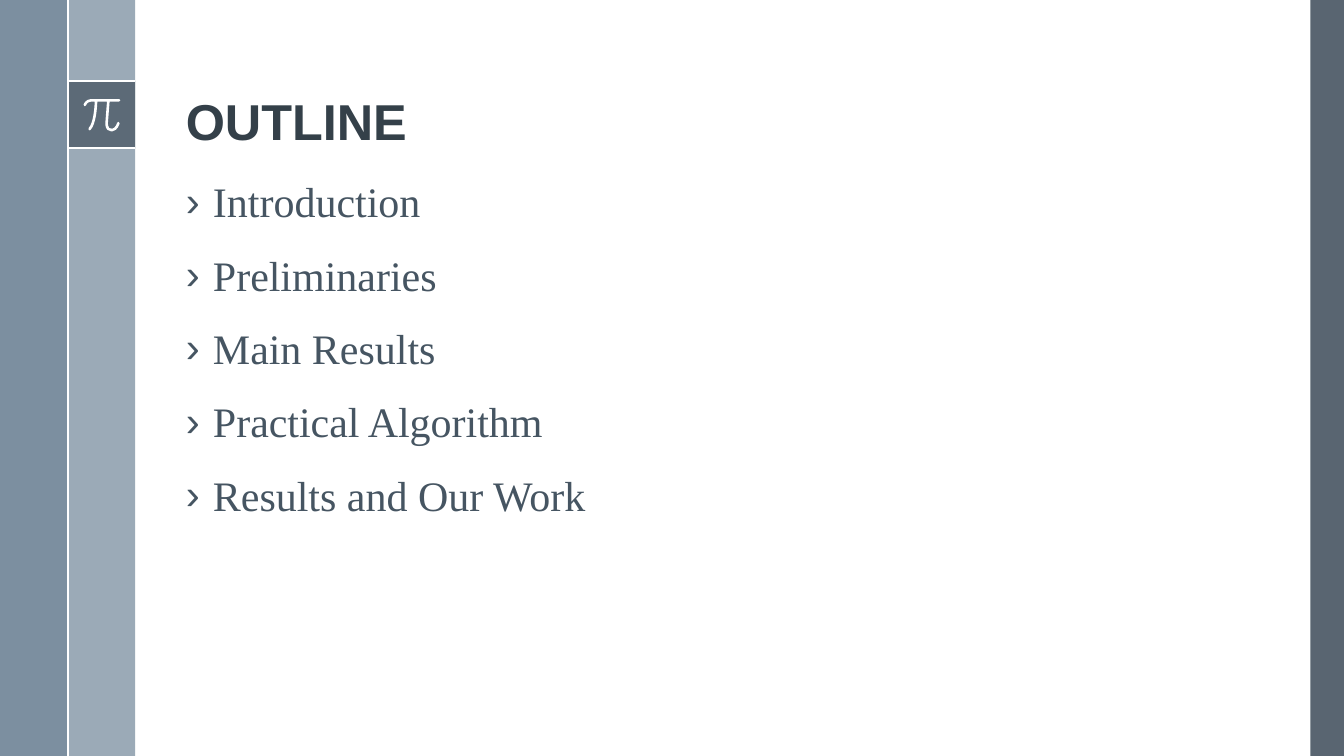
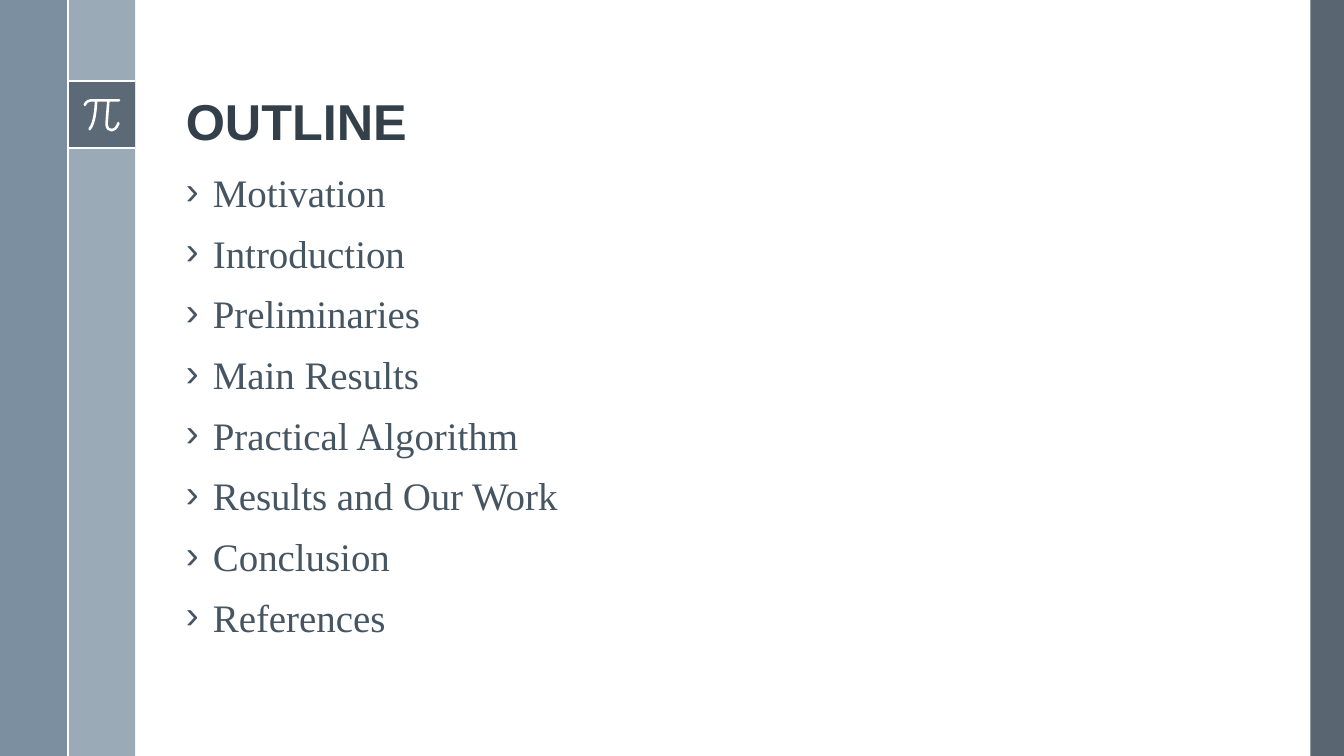
Before and after one commit to abhi-1999/course-work_projects-IISc, a slide deck: slide 2 of Reinforcement Learning_E1-277/Presentation.pptx. Drawn at 1344x756 pixels with LibreOffice and Linux fonts; fonts in the diff are those of the drawing. Boxes give left, top, right and bottom in pixels: in the first picture for what was removed or moved away, otherwise in the second. Text is boxed around its words. In the diff, an @@ line names an element or a change of style, - is before the commit and + after.

```diff
--- a/Reinforcement Learning_E1-277/Presentation.pptx
+++ b/Reinforcement Learning_E1-277/Presentation.pptx
@@ text at (213, 181, 386, 208): paragraph added @@
+› Motivation
@@ text at (213, 241, 557, 511): size 30 to 27.8 pt in "Introduction", "Preliminaries", "Main Results", "Practical Algorithm" and 1 more places; line spacing 0.9 to 0.7 @@
@@ text at (213, 544, 390, 633): paragraphs added @@
+› Conclusion
+› References
```
Also in this commit, not shown: 6 other slides changed, 2 slides added, 1 slide removed, 4 other files.
